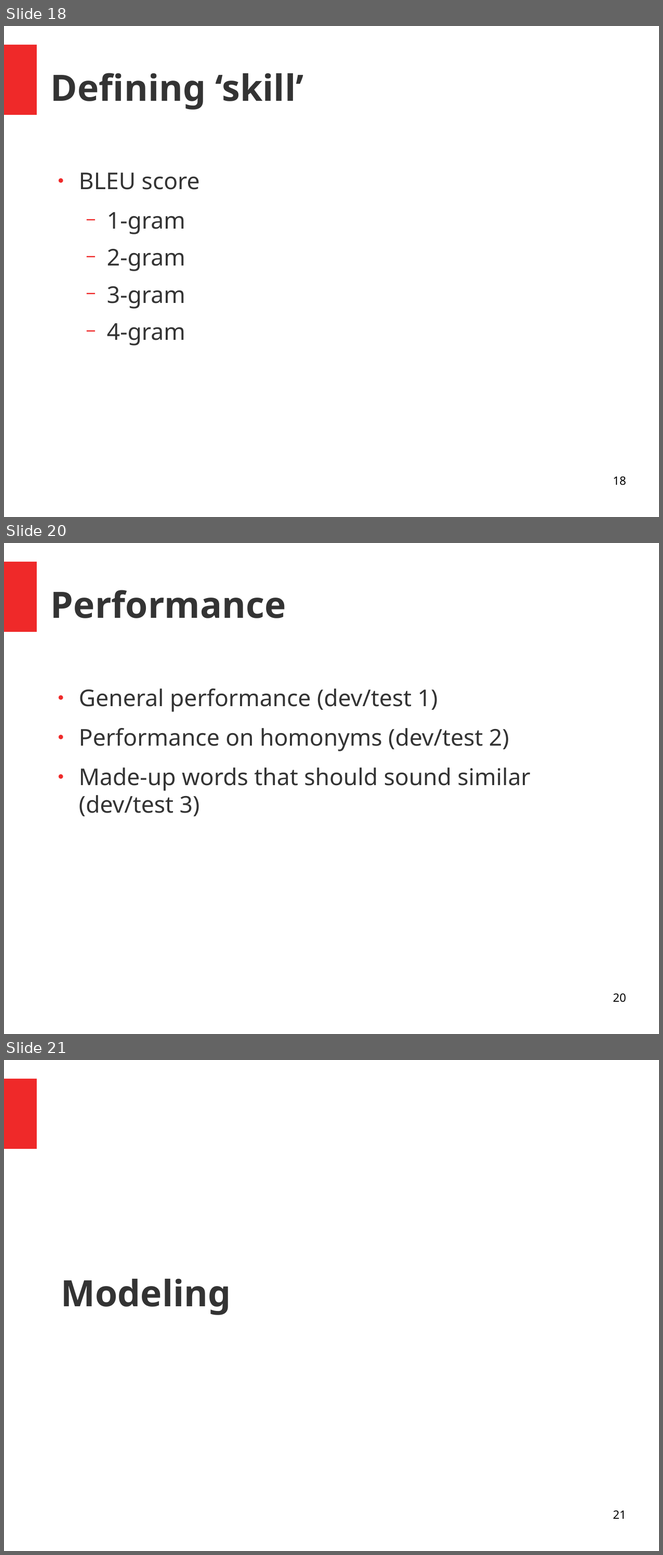
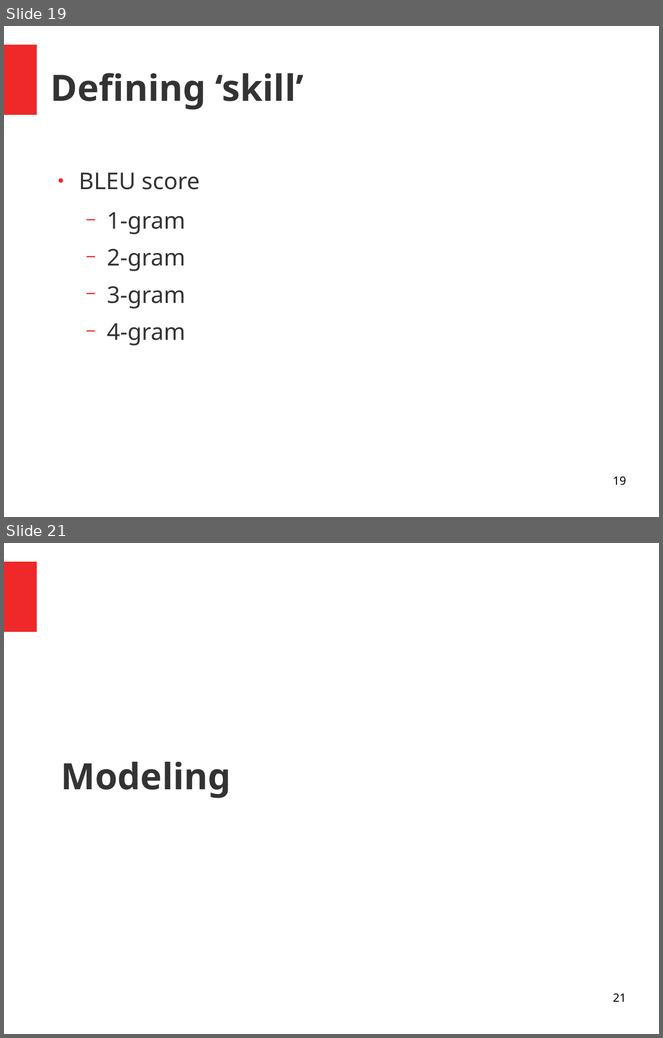
Before and after one commit to JasperHG90/Phonorm, a slide deck: docs/phonorm.odp. Shown one above the other, each under a label of ours: slides 18, 20 and 21 before the commit, slides 19 and 21 after it; the slides between them are not shown. The pictures are 663x1555 and 663x1038 pixels, drawn with LibreOffice and Linux fonts; fonts in the diff are those of the drawing. Boxes give left, top, right and bottom in pixels: in the first picture for what was removed or moved away, otherwise in the second. Text is boxed around its words. In the diff, an @@ line names an element or a change of style, - is before the commit and + after.

```diff
--- a/docs/phonorm.odp
+++ b/docs/phonorm.odp
@@ slide 20 removed at (4,543,659,1034), background #FFFFFF; not listed: 1 template element that a slide beside it also shows @@
@@ title removed at (51,590,286,618) @@
-Performance
@@ text removed at (79,689,530,817) @@
-● General performance (dev/test 1)
-● Performance on homonyms (dev/test 2)
-● Made-up words that should sound similar (dev/test 3)
@@ page number removed at (613,994,626,1003) @@
-20
@@ what was slide 18 is now slide 19 @@
@@ page number at (613,477,626,486): text changed @@
-18
+19
```
Also in this commit, not shown: 7 slides changed, 3 slides added, 3 other slides removed, 1 other file.
